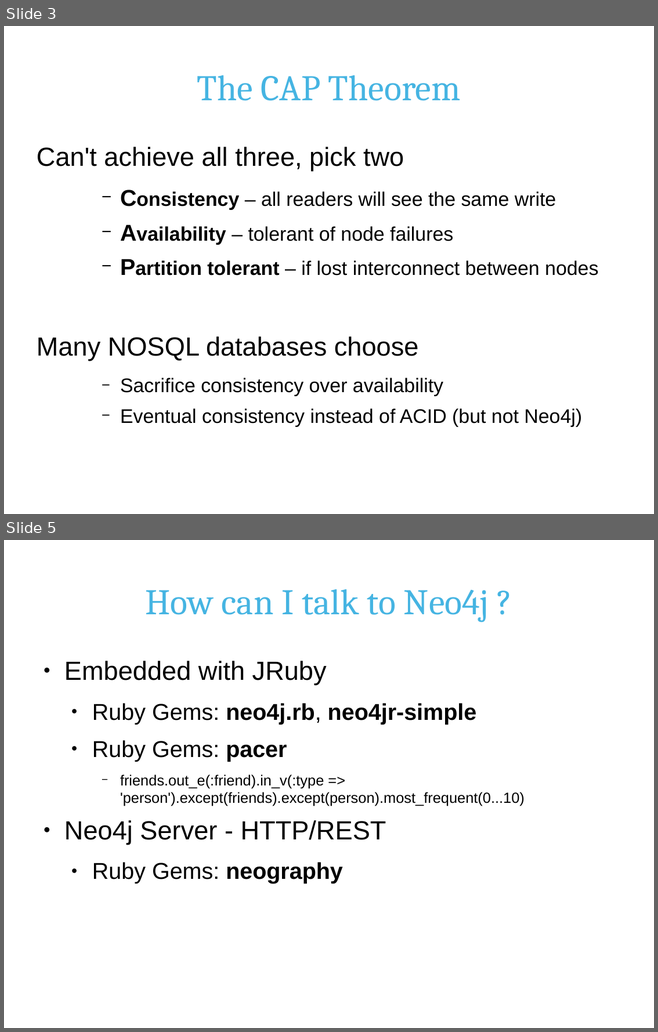
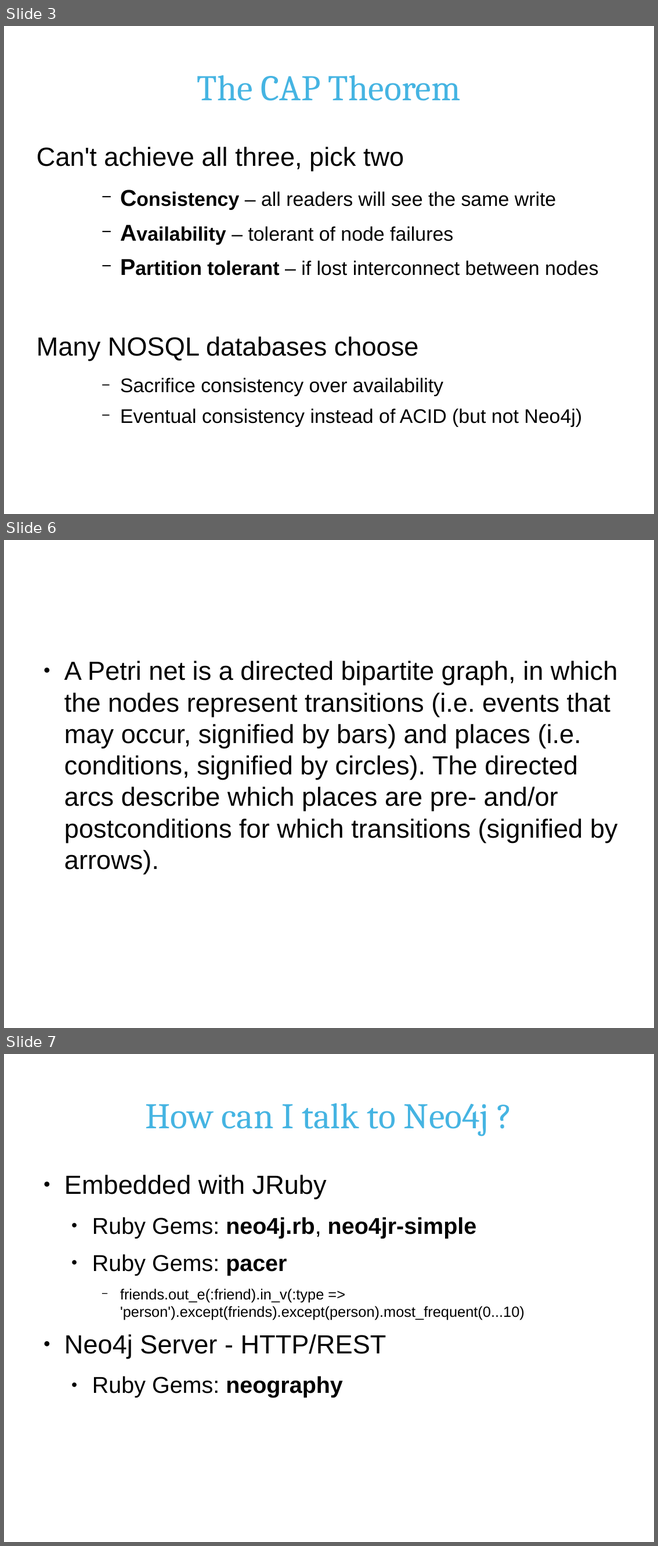
Before and after one commit to andreasronge/andreasronge.github.com, a slide deck: rails-conf.rb.odp. Shown one above the other, each under a label of ours: slides 3 and 5 before the commit, slides 3, 6 and 7 after it; the slides between them are not shown. The pictures are 658x1032 and 658x1546 pixels, drawn with LibreOffice and Linux fonts; fonts in the diff are those of the drawing; background and template pictures are left out. Boxes give left, top, right and bottom in pixels: in the first picture for what was removed or moved away, otherwise in the second. Text is boxed around its words. In the diff, an @@ line names an element or a change of style, - is before the commit and + after.

```diff
--- a/rails-conf.rb.odp
+++ b/rails-conf.rb.odp
@@ slide 6 added at [4,540,654,1028], background #FFFFFF @@
@@ text added at [64,661,618,874], 32 pt, text #000000 @@
+● A Petri net is a directed bipartite graph, in which the nodes represent transitions (i.e. events that may occur, signified by bars) and places (i.e. conditions, signified by circles). The directed arcs describe which places are pre- and/or postconditions for which transitions (signified by arrows).
@@ what was slide 5 is now slide 7 @@
```
Also in this commit, not shown: 1 slide changed, 3 other slides added, 1 other file.
